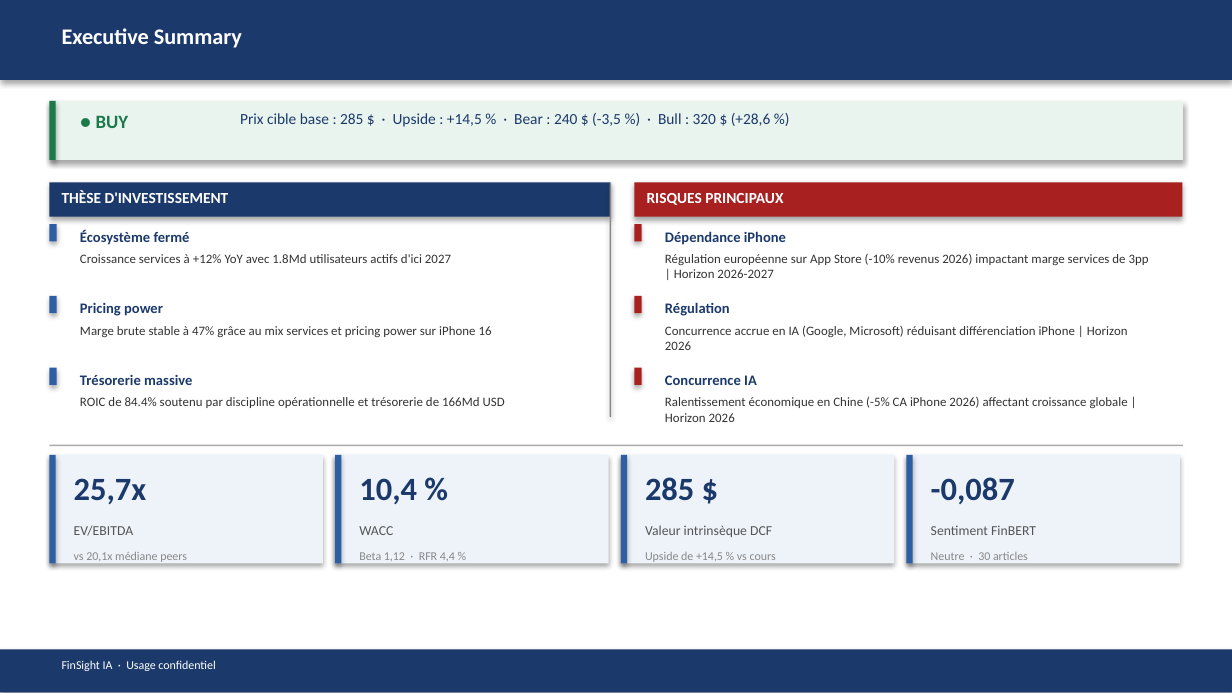
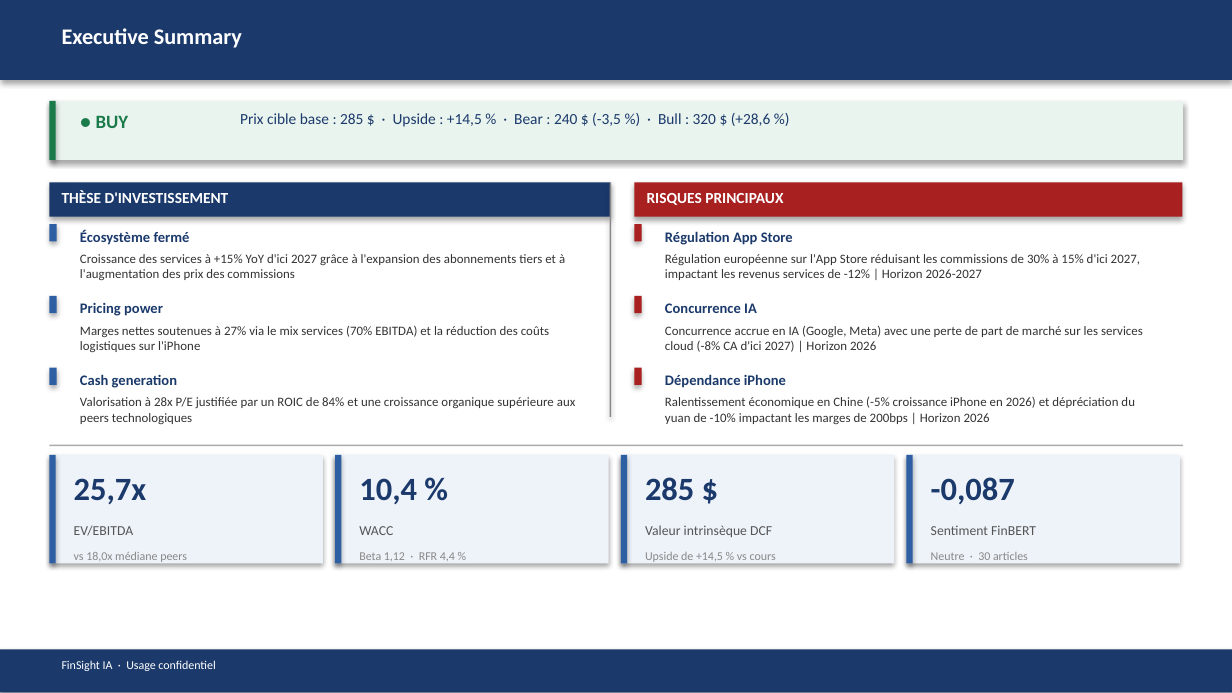
Before and after one commit to baptistejeh07-art/finsight-ia, a slide deck: slide 2 of preview/AAPL/AAPL_pitchbook.pptx. Drawn at 1232x693 pixels with LibreOffice and Linux fonts; fonts in the diff are those of the drawing. Boxes give left, top, right and bottom in pixels: in the first picture for what was removed or moved away, otherwise in the second. Text is boxed around its words. In the diff, an @@ line names an element or a change of style, - is before the commit and + after.

```diff
--- a/preview/AAPL/AAPL_pitchbook.pptx
+++ b/preview/AAPL/AAPL_pitchbook.pptx
@@ text at <box>665,231,793,245</box>: text changed @@
-Dépendance iPhone
+Régulation App Store
@@ text at <box>80,254,565,280</box>: text changed @@
-Croissance services à +12% YoY avec 1.8Md utilisateurs actifs d'ici 2027
+Croissance des services à +15% YoY d'ici 2027 grâce à l'expansion des abonnements tiers et à l'augmentation des prix des commissions
@@ text at <box>665,254,1140,280</box>: text changed @@
-Régulation européenne sur App Store (-10% revenus 2026) impactant marge services de 3pp | Horizon 2026-2027
+Régulation européenne sur l'App Store réduisant les commissions de 30% à 15% d'ici 2027, impactant les revenus services de -12% | Horizon 2026-2027
@@ text "Concurrence IA": place and size @@
-text "Concurrence IA" at <box>665,375,757,385</box>
+text "Concurrence IA" at <box>665,303,757,313</box>
@@ text at <box>80,326,549,352</box>: text changed @@
-Marge brute stable à 47% grâce au mix services et pricing power sur iPhone 16
+Marges nettes soutenues à 27% via le mix services (70% EBITDA) et la réduction des coûts logistiques sur l'iPhone
@@ text at <box>665,326,1143,352</box>: text changed @@
-Concurrence accrue en IA (Google, Microsoft) réduisant différenciation iPhone | Horizon 2026
+Concurrence accrue en IA (Google, Meta) avec une perte de part de marché sur les services cloud (-8% CA d'ici 2027) | Horizon 2026
@@ text removed at <box>665,302,730,316</box> @@
-Régulation
@@ text at <box>80,374,177,388</box>: text changed @@
-Trésorerie massive
+Cash generation
@@ text added at <box>665,374,786,388</box>, 8.5 pt, text #1B3A6B, bold @@
+Dépendance iPhone
@@ text at <box>80,397,576,424</box>: text changed @@
-ROIC de 84.4% soutenu par discipline opérationnelle et trésorerie de 166Md USD
+Valorisation à 28x P/E justifiée par un ROIC de 84% et une croissance organique supérieure aux peers technologiques
@@ text at <box>665,397,1135,424</box>: text changed @@
-Ralentissement économique en Chine (-5% CA iPhone 2026) affectant croissance globale | Horizon 2026
+Ralentissement économique en Chine (-5% croissance iPhone en 2026) et dépréciation du yuan de -10% impactant les marges de 200bps | Horizon 2026
@@ text at <box>74,552,187,564</box>: text changed @@
-vs 20,1x médiane peers
+vs 18,0x médiane peers
```
Also in this commit, not shown: 13 other slides changed, 4 other files.
